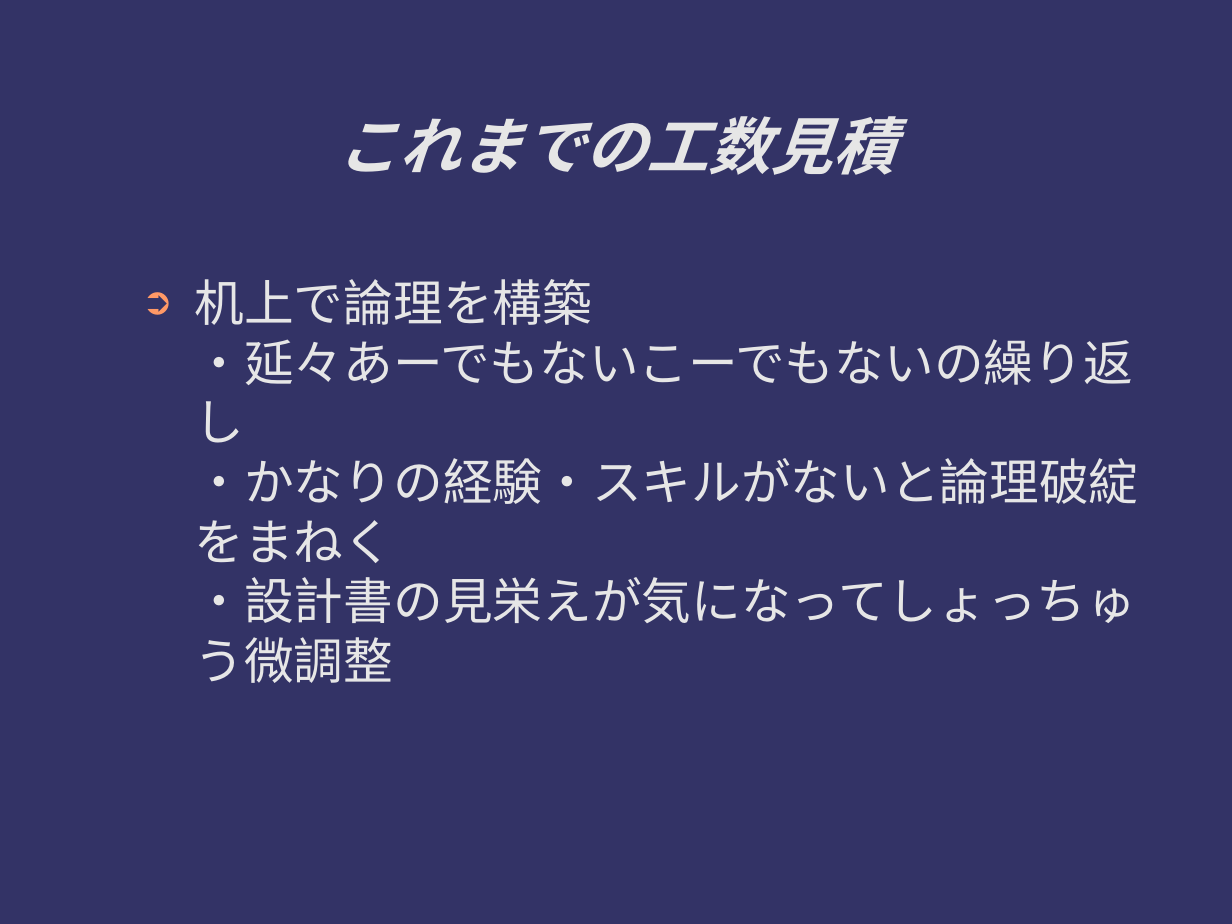
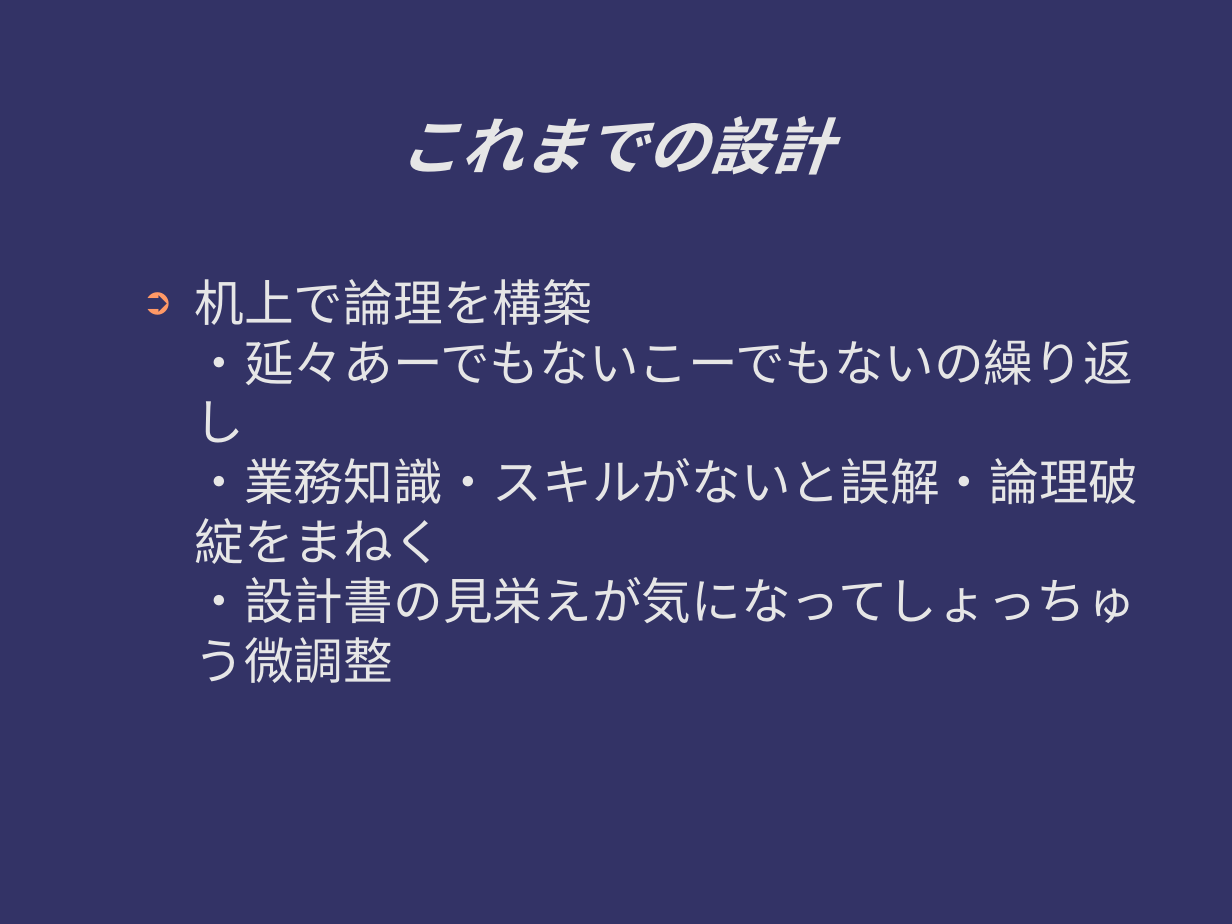
Before and after one commit to ichylinux/daddy, a slide deck: slide 6 of doc/concept.odp (slide 5 before the commit). Drawn at 1232x924 pixels with LibreOffice and Linux fonts; fonts in the diff are those of the drawing. Boxes give left, top, right and bottom in pixels: in the first picture for what was removed or moved away, otherwise in the second. Text is boxed around its words. In the diff, an @@ line names an element or a change of style, - is before the commit and + after.

```diff
--- a/doc/concept.odp
+++ b/doc/concept.odp
@@ title at (x1=399, y1=116, x2=833, y2=175): text changed @@
-これまでの工数見積
+これまでの設計
@@ text at (x1=195, y1=279, x2=1139, y2=683): text changed @@
-➲ 机上で論理を構築
-  ・延々あーでもないこーでもないの繰り返し
-  ・かなりの経験・スキルがないと論理破綻をまねく
-  ・設計書の見栄えが気になってしょっちゅう微調整
+➲ 机上で論理を構築
+  ・延々あーでもないこーでもないの繰り返し
+  ・業務知識・スキルがないと誤解・論理破綻をまねく
+  ・設計書の見栄えが気になってしょっちゅう微調整
```
Also in this commit, not shown: 9 other slides changed, 1 slide added, 2 other files.
